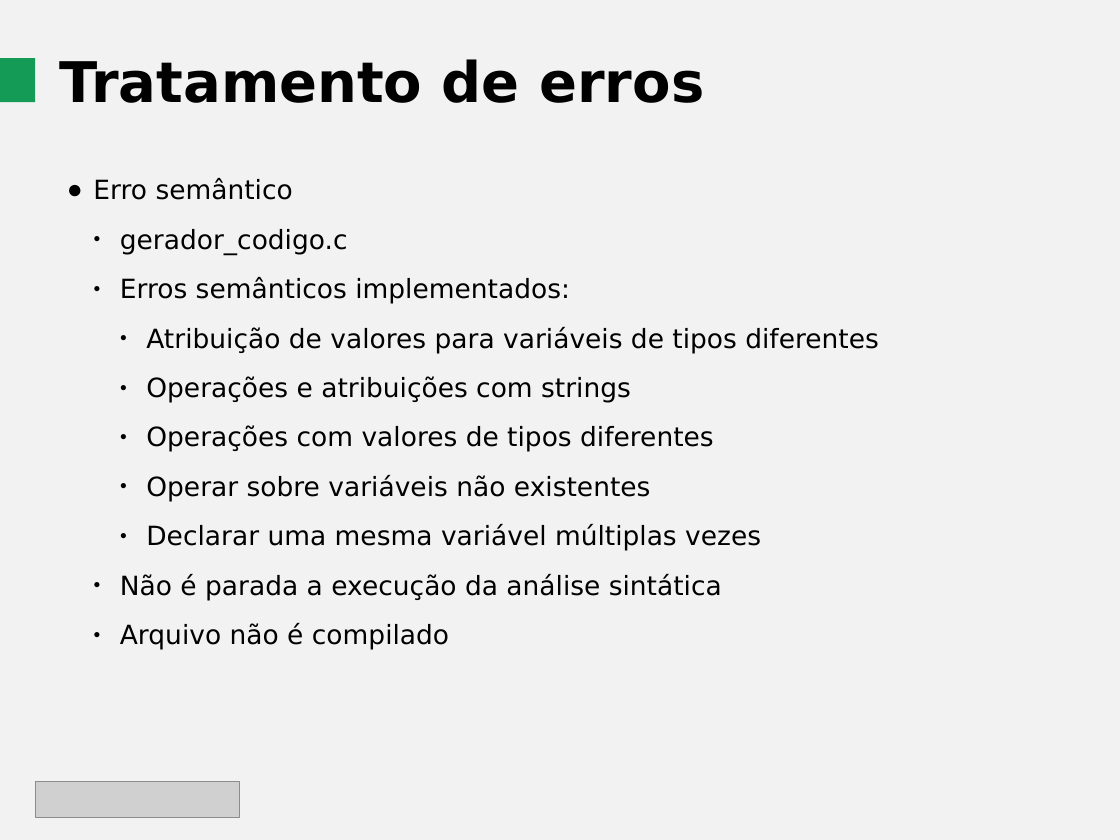
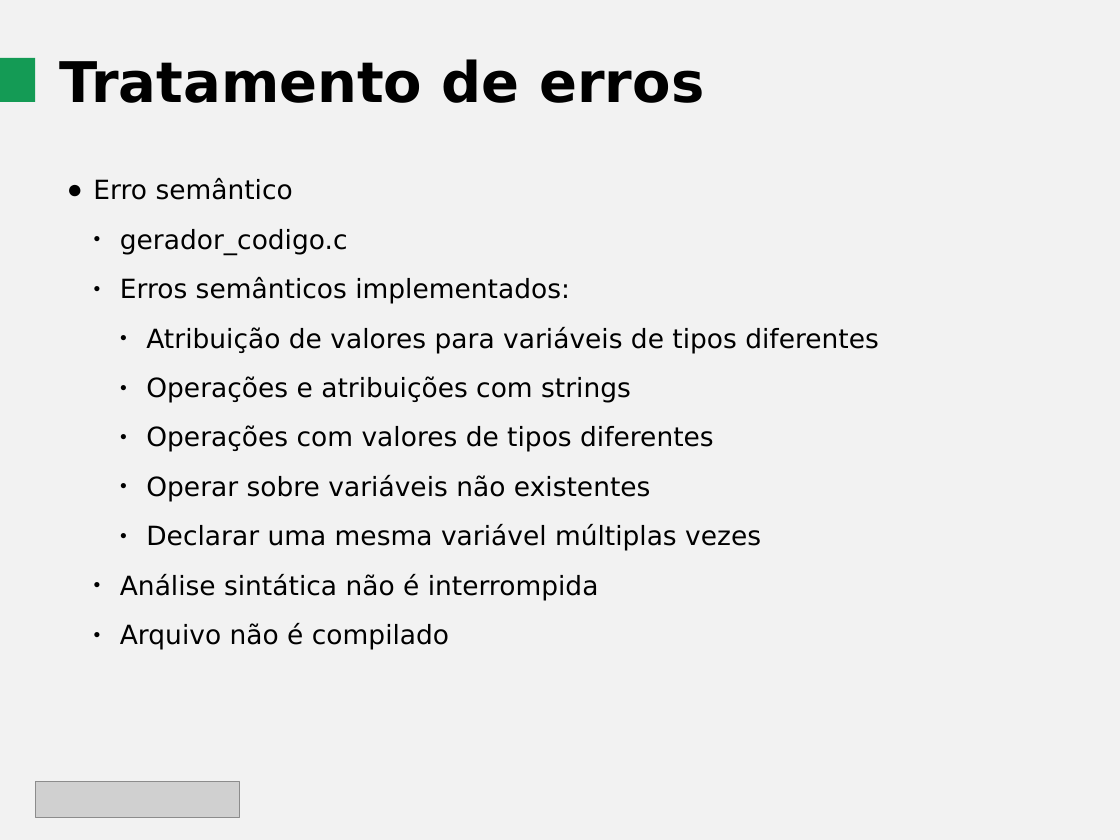
Before and after one commit to Dwahgon/com-projetofinal, a slide deck: slide 14 of docs/apresentacao.odp. Drawn at 1120x840 pixels with LibreOffice and Linux fonts; fonts in the diff are those of the drawing; grey boxes stand for pictures. Boxes give left, top, right and bottom in pixels: in the first picture for what was removed or moved away, otherwise in the second. Text is boxed around its words. In the diff, an @@ line names an element or a change of style, - is before the commit and + after.

```diff
--- a/docs/apresentacao.odp
+++ b/docs/apresentacao.odp
@@ text at <box>120,574,599,601</box>: text changed @@
-  ● Não é parada a execução da análise sintática
+  ● Análise sintática não é interrompida
```
Also in this commit, not shown: 2 other slides changed, 3 other files.
